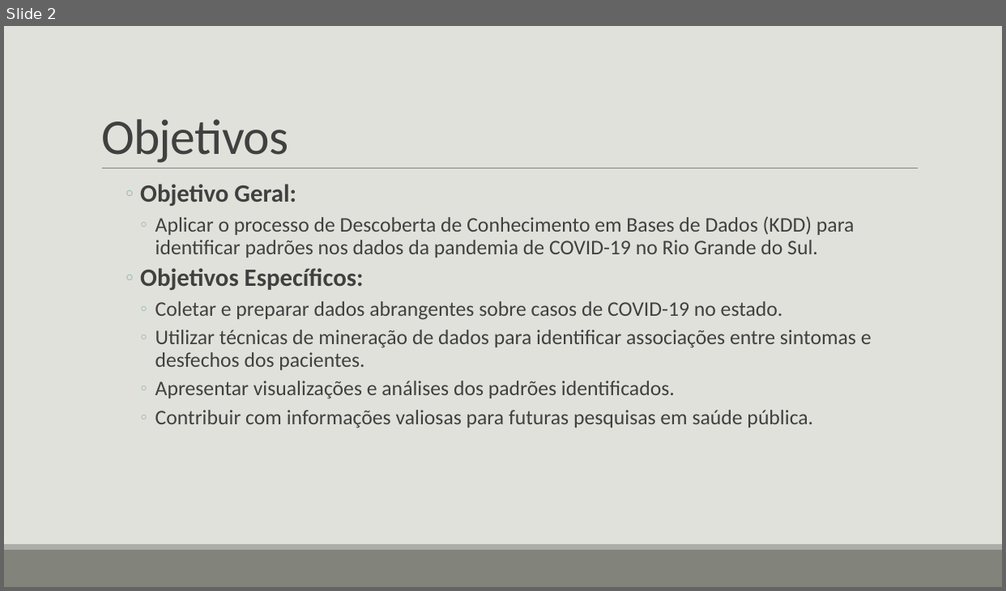
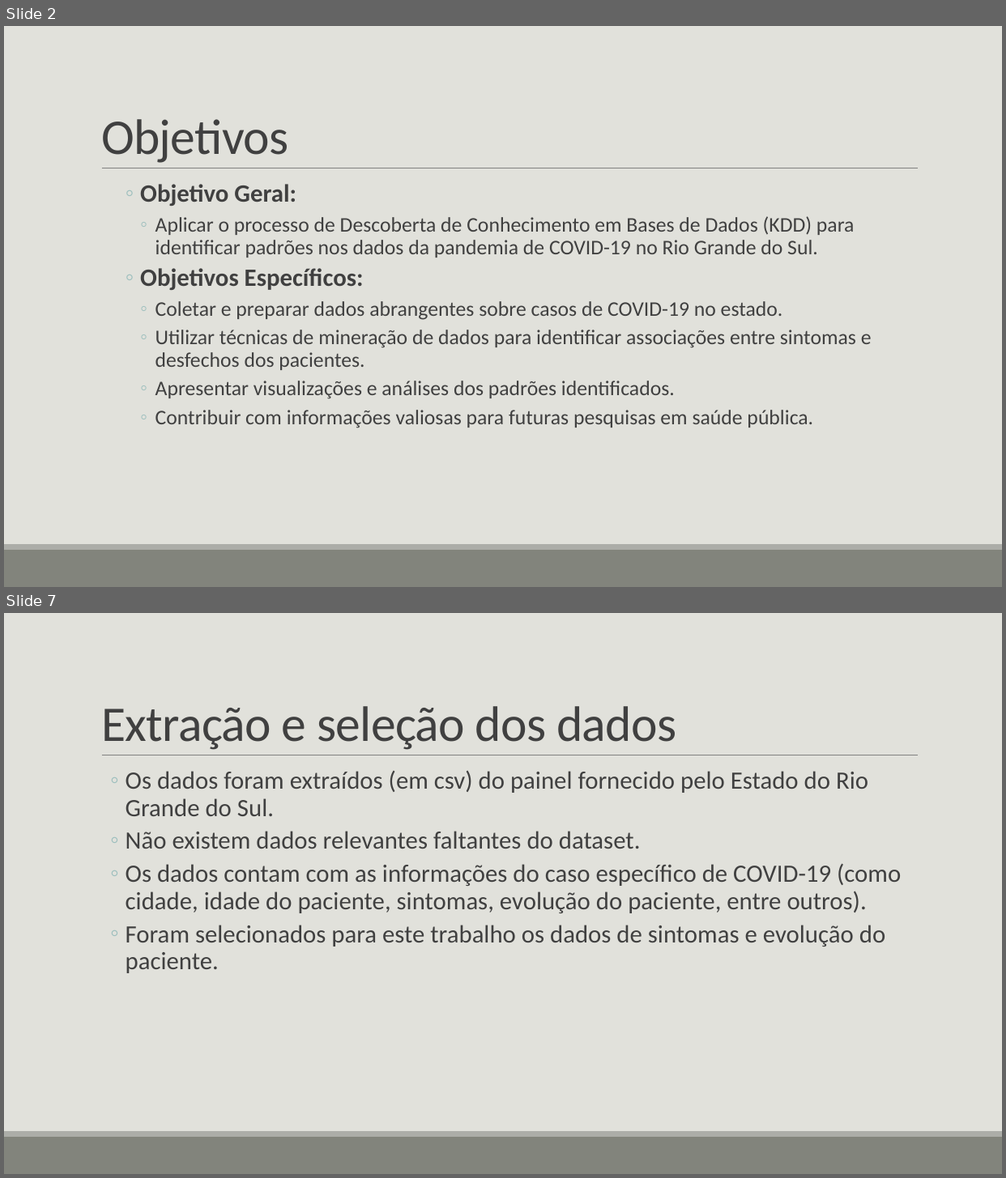
Before and after one commit to gvheisler/KDD-COVID-19, a slide deck: presentation/presentation.pptx. Shown one above the other, each under a label of ours: slide 2 before the commit, slides 2 and 7 after it; the slides between them are not shown. The pictures are 1006x591 and 1006x1178 pixels, drawn with LibreOffice and Linux fonts; fonts in the diff are those of the drawing. Boxes give left, top, right and bottom in pixels: in the first picture for what was removed or moved away, otherwise in the second. Text is boxed around its words. In the diff, an @@ line names an element or a change of style, - is before the commit and + after.

```diff
--- a/presentation/presentation.pptx
+++ b/presentation/presentation.pptx
@@ slide 7 added at bbox=[4, 613, 1002, 1174], background #E1E1DB; not listed: 3 template elements that a slide beside it also shows @@
@@ title added at bbox=[101, 706, 676, 750], 48 pt, text #404040 @@
+Extração e seleção dos dados
@@ text added at bbox=[126, 771, 901, 973], 24 pt, text #404040 @@
+  ◦ Os dados foram extraídos (em csv) do painel fornecido pelo Estado do Rio Grande do Sul.
+  ◦ Não existem dados relevantes faltantes do dataset.
+  ◦ Os dados contam com as informações do caso específico de COVID-19 (como cidade, idade do paciente, sintomas, evolução do paciente, entre outros).
+  ◦ Foram selecionados para este trabalho os dados de sintomas e evolução do paciente.
```
Also in this commit, not shown: 2 slides changed, 7 other slides added, 1 slide removed, 1 other file.
